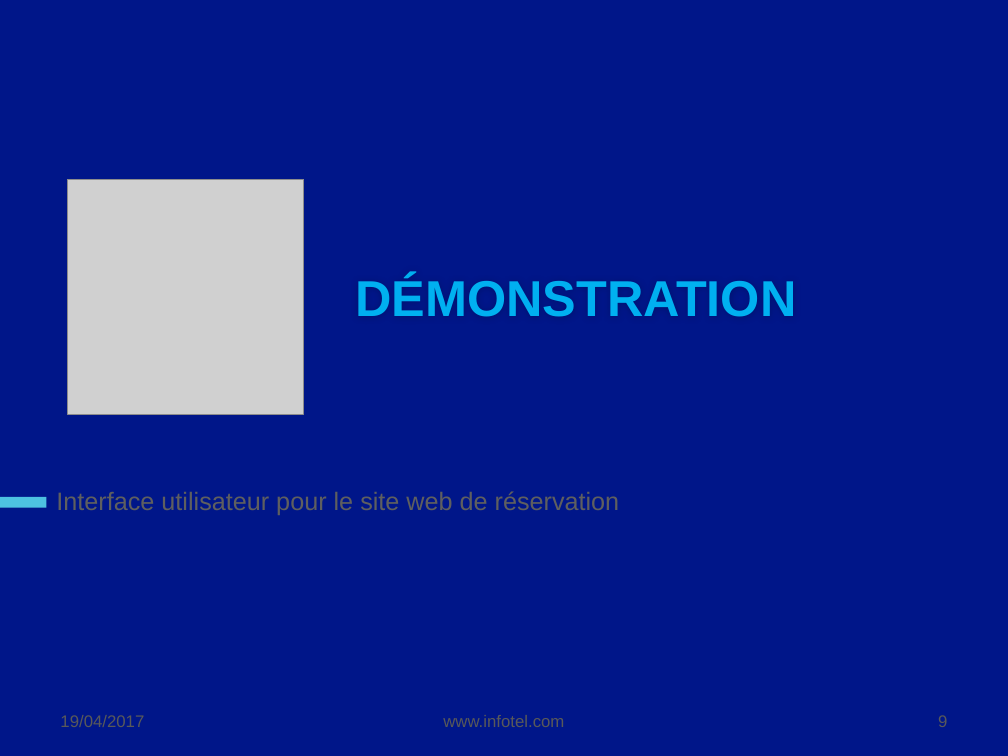
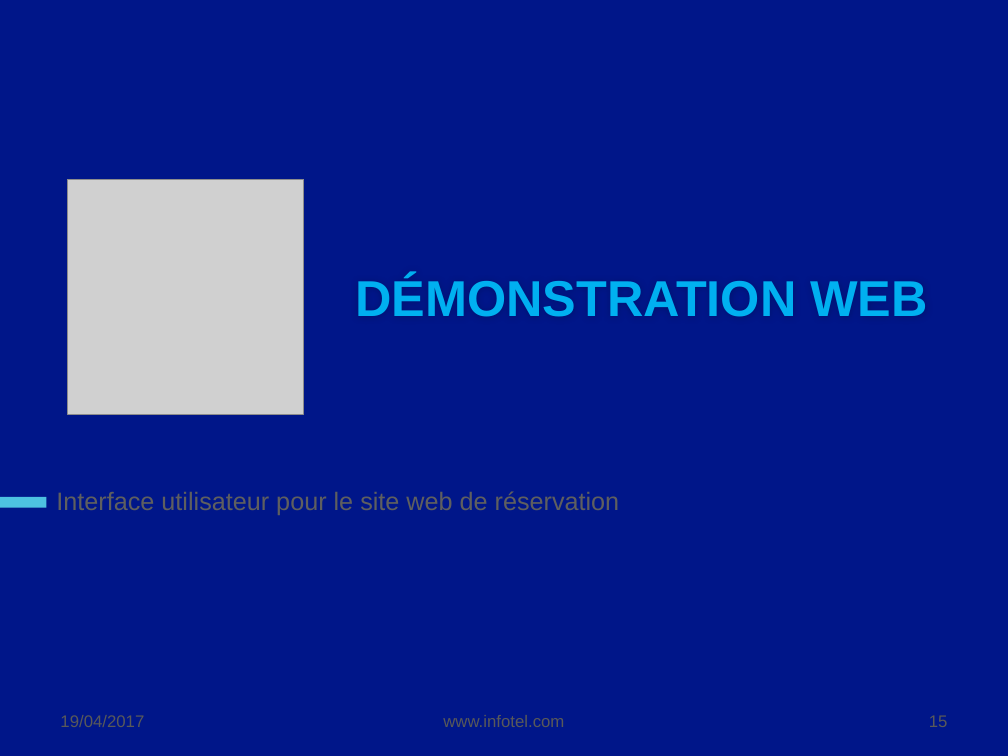
Before and after one commit to AlexandrePerrusset/GGourmand, a slide deck: slide 15 of PPT Gastronome Gourmand.pptx (slide 9 before the commit). Drawn at 1008x756 pixels with LibreOffice and Linux fonts; fonts in the diff are those of the drawing; grey boxes stand for pictures; background and template pictures are left out. Boxes give left, top, right and bottom in pixels: in the first picture for what was removed or moved away, otherwise in the second. Text is boxed around its words. In the diff, an @@ line names an element or a change of style, - is before the commit and + after.

```diff
--- a/PPT Gastronome Gourmand.pptx
+++ b/PPT Gastronome Gourmand.pptx
@@ title at bbox=[355, 276, 927, 317]: text changed @@
-DÉMONSTRATION
+DÉMONSTRATION WEB
@@ page number at bbox=[929, 715, 948, 727]: text changed @@
-9
+15
```
Also in this commit, not shown: 7 other slides changed, 9 slides added.
